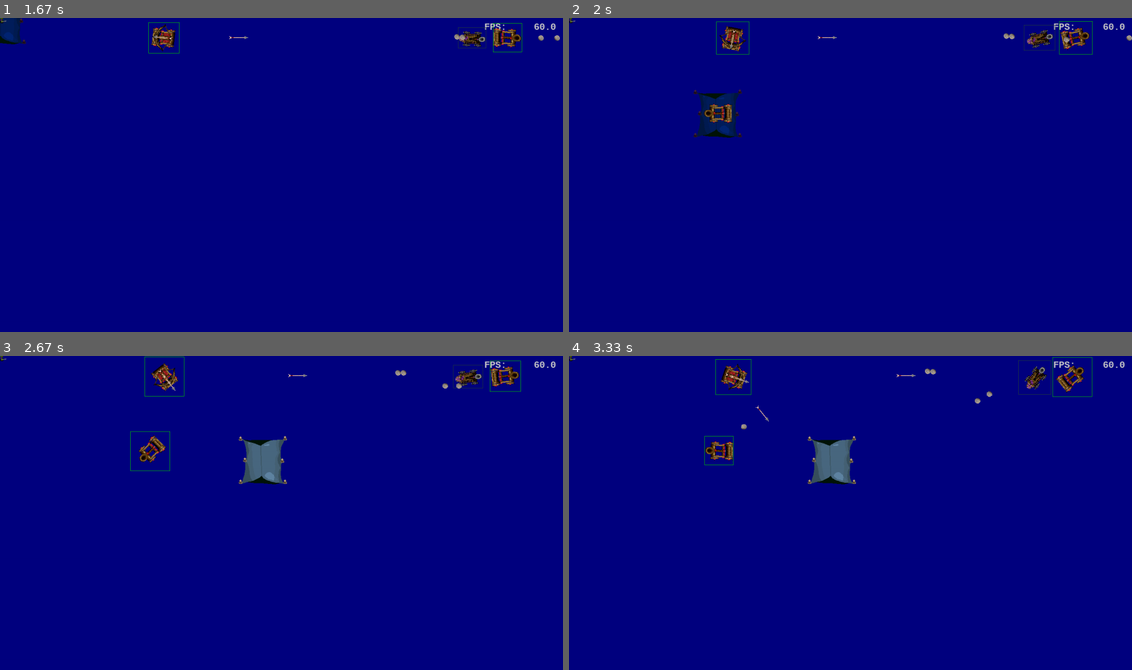
Above: before the commit, frames 1-4 (two rows, left to right).
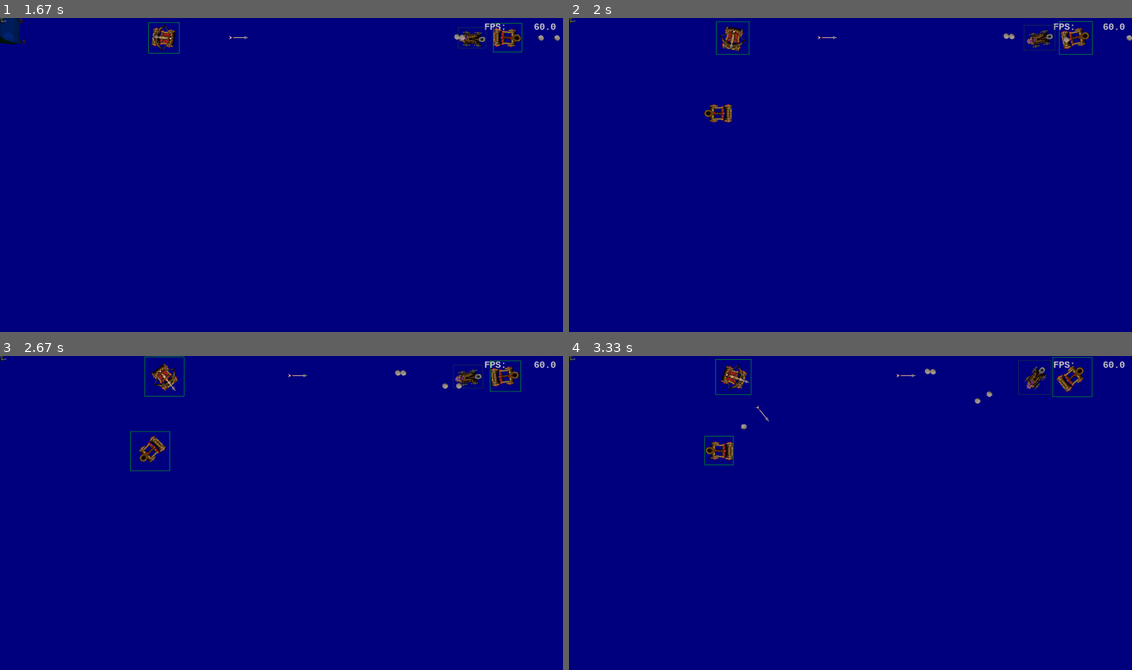
Above: after the commit, the same moments.

Repository: horstjens/catapults3d
Game: pygame game, started from catapult3d.py
Two runs of this game, one before a commit and one after it. Both use one fixed random seed, a clock stepped at 60 frames per second and the inputs below.
Inputs (mouse positions are in pixels of both pictures, inside the frame that each line leads up to):
- Up to frame 1 (1.67 s): tap one key every 0.33 s from 0.33 s: Enter Z S X
- Up to frame 2 (2 s): hold Z from 1.67 s (still down); move the mouse to (715, 112) at 1.7 s; tap X at 1.73 s; tap C at 1.82 s
- Up to frame 3 (2.67 s): tap X at 2.03 s; release Z at 2.13 s; click (264, 459) at 2.22 s; click (191, 409) at 2.55 s
- Up to frame 4 (3.33 s): click (636, 443) at 2.88 s; click (968, 456) at 3.22 s

Frame 1 is identical in both runs. In frame 2, 0.8% of the frame differs, in the area x 22-31%, y 22-39%; in frame 3, 1.0%, in the area x 42-51%, y 25-41%; in frame 4, 1.0%.

Commit message:
Ghost tent cancle (not tested)

Diff:
--- a/catapult3d.py
+++ b/catapult3d.py
@@ -916,6 +916,12 @@
                     if event.key == pygame.K_c:
                         # ---spawns a catapult ---
                         Catapult(selected=True, pos = mouseVector())
+
+                    if event.key == pygame.K_z:
+                        # cancel build
+                        if self.buildtent:
+                            self.buildtent = False
+                            self.g.kill()
                     #if event.key == pygame.K_RIGHT:
                     #    self.b1.set_angle(self.b1.angle + 5)
                     #    self.c1.set_angle(self.c1.angle + 5)
